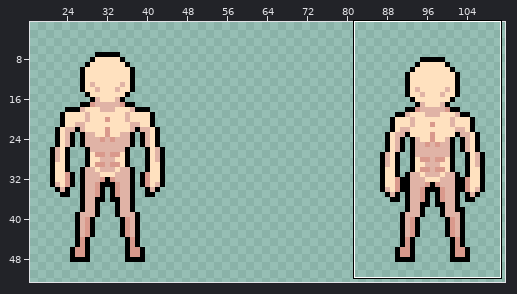
File history of a sprite sheet, public/assets/Characters/Human/Idle/South/sheet.png. Above, an overview of the earlier version with the close-up marked.
Close-up. Old version:
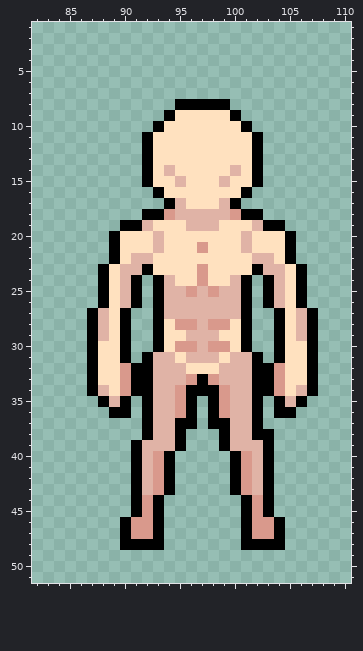
The file is 128x64 pixels. Shown: x 82..110, y 1..51. The wide view leaves out empty margins.
After the commit:
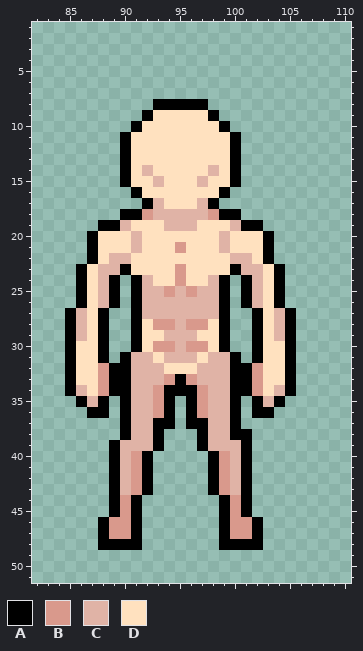
Palette (. is transparent): A #000000  B #d9998c  C #e0b3a6  D #ffe1bf
From the commit log: base player sprite work
Diff:
y 8: x 93..94 .. -> AA; x 98..99 AA -> ..
y 9: x 92..94 ..A -> ADD; x 98..100 DDA -> A..
y 10: x 91..93 ..A -> ADD; x 99..101 DDA -> A..
y 11..13: x 90..92 ..A -> ADD; x 100..102 DDA -> A..
y 14: x 90..92 ..A -> ADC; x 94 C -> D; x 98 D -> C; x 100..102 CDA -> A..
y 15: x 90..93 ..AD -> ADDC; x 95 C -> D; x 97 D -> C; x 99..102 CDDA -> DA..
y 16: x 91..93 ..A -> ADD; x 99..101 DDA -> A..
y 17: x 92..95 ..AC -> ACDD; x 97..100 DDCA -> CA..
y 18: x 90..94 ..AAB -> AABCC; x 98..102 CCBAA -> BAA..
y 19: x 88..92 ..AAC -> AACDD; x 94..95 DD -> CC; x 97..98 CC -> DD; x 100..104 DDCAA -> CAA..
y 20: x 87..89 ..A -> ADD; x 91 D -> C; x 93 C -> D; x 99 D -> C; x 101 C -> D; x 103..105 DDA -> A..
y 21: x 87..89 ..A -> ADD; x 91 D -> C; x 93 C -> D; x 95 D -> B; x 97 B -> D; x 99 D -> C; x 101 C -> D; x 103..105 DDA -> A..
y 22: x 87..92 ..ADCC -> ADCCDD; x 100..105 DDCCDA -> CCDA..
y 23: x 86..92 ..ADCCA -> ADCCADD; x 95 D -> B; x 97 B -> D; x 100..106 DDACCDA -> ACCDA..
y 24: x 86..90 ..ADC -> ADCA.; x 92..95 .ACD -> CDDB; x 97..100 BDDC -> DCA.; x 102..106 .ACDA -> CDA..
y 25: x 86..90 ..ADC -> ADCA.; x 92..94 .AC -> CCB; x 98..100 BCC -> CA.; x 102..106 .ACDA -> CDA..
y 26: x 86..90 ..ADC -> ADCA.; x 92..93 .A -> CC; x 99..100 CC -> A.; x 102..106 .ACDA -> CDA..
y 27: x 85..93 ..ACDA..A -> ACDA..ACC; x 99..107 CCA..ADCA -> A..ADCA..
y 28: x 85..95 ..ACDA..ADB -> ACDA..ADBBC; x 97..107 CBBDA..ADCA -> BDA..ADCA..
y 29: x 85..95 ..ACDA..ADD -> ACDA..ADDCC; x 97..107 CCDDA..ADCA -> DDA..ADCA..
y 30: x 85..95 ..ADDA..ADB -> ADDA..ADBBC; x 97..107 CBBDA..ADDA -> BDA..ADDA..
y 31: x 85..89 ..ADD -> ADDA.; x 91..93 .AC -> CCD; x 95 D -> C; x 97 C -> D; x 99..101 DCC -> CA.; x 103..107 .ADDA -> DDA..
y 32: x 85..92 ..ADDBAA -> ADDBAACC; x 94..95 CC -> DD; x 97..98 DD -> CC; x 100..107 CCAABDDA -> AABDDA..
y 33: x 85..92 ..ADDBAA -> ADDBAACC; x 94..95 CC -> BA; x 97..98 AB -> CC; x 100..107 CCAABDDA -> AABDDA..
y 34: x 85..95 ..ACDBAACCB -> ACDBAACCBAA; x 97..107 AABCCAABDCA -> BCCAABDCA..
y 35: x 86..87 .. -> AC; x 89 C -> .; x 91..95 .ACCB -> CCBA.; x 97..101 .ABCC -> BCCA.; x 103 . -> C; x 105..106 CA -> ..
y 36: x 87..89 ..A -> AA.; x 91..95 .ACCB -> CCBA.; x 97..101 .ABCC -> BCCA.; x 103..105 .AA -> A..
y 37: x 90..95 ..ACCA -> ACCAA.; x 97..102 .AACCA -> ACCA..
y 38: x 90..95 ..ACCA -> ACCA..; x 97..103 ..ACCAA -> ACCAA..
y 39: x 89..91 ..A -> ACC; x 93..95 CCA -> A..; x 97..99 ..A -> ACC; x 101..103 CCA -> A..
y 40..43: x 89..94 ..ACBA -> ACBA..; x 98..103 ..ABCA -> ABCA..
y 44..45: x 89..90 .. -> AB; x 92..93 BA -> ..; x 99..100 .. -> AB; x 102..103 BA -> ..
y 46..47: x 88..93 ..ABBA -> ABBA..; x 99..104 ..ABBA -> ABBA..
y 48: x 88..89 .. -> AA; x 92..93 AA -> ..; x 99..100 .. -> AA; x 103..104 AA -> ..
